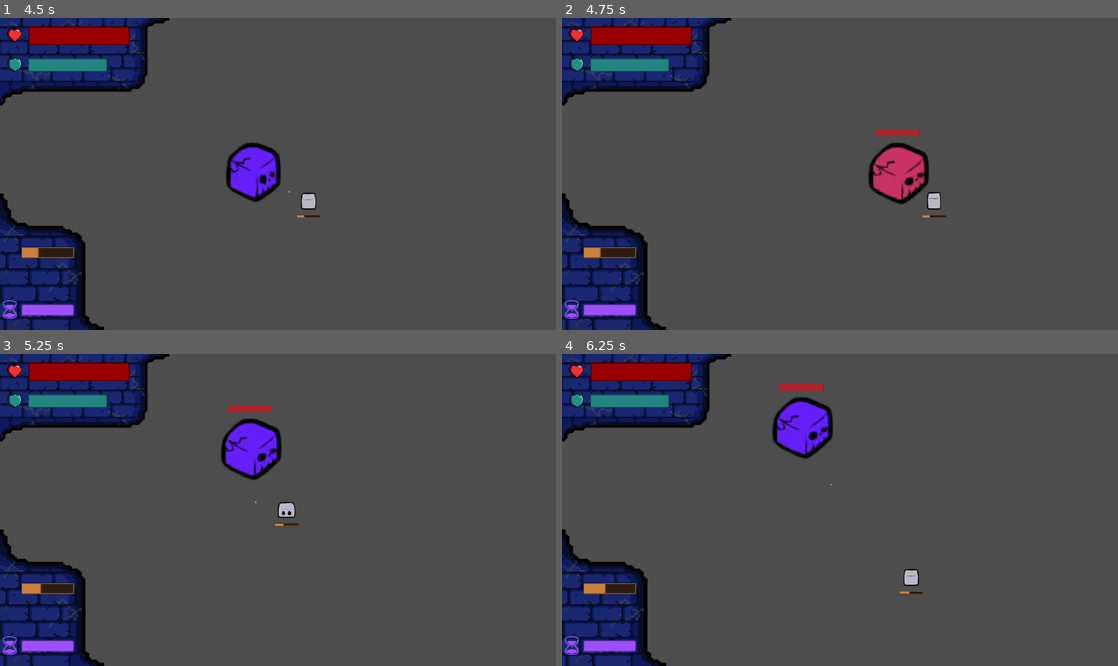
Above: before the commit, frames 1-4 (two rows, left to right).
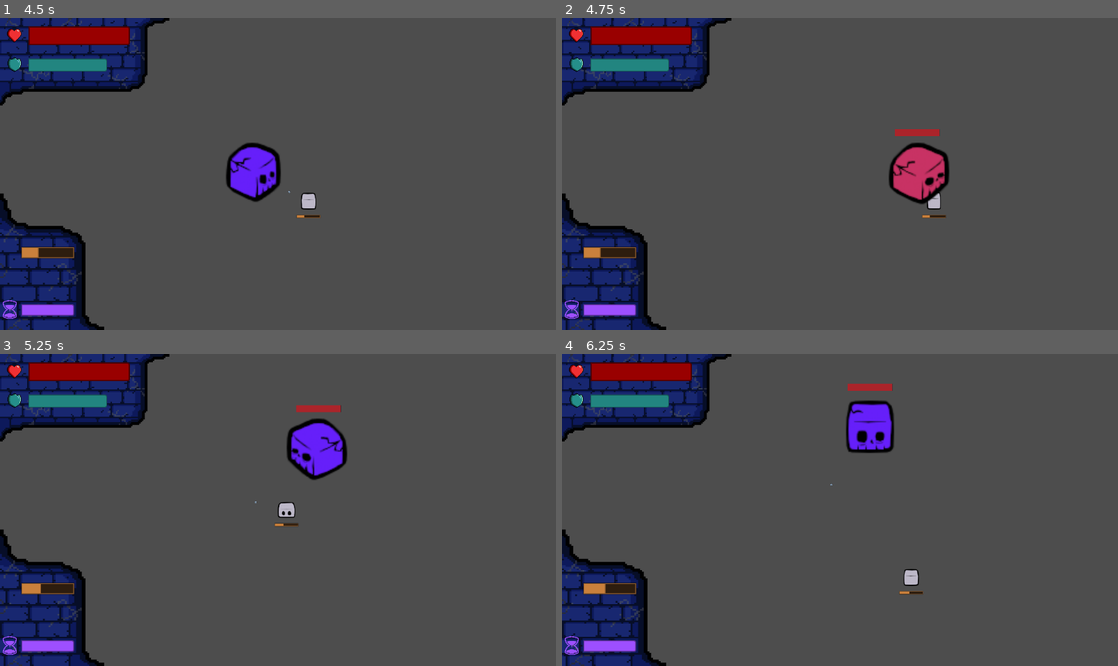
Above: after the commit, the same moments.

Repository: TheMilanMiracle/pyramid-scam-games-game
Game: Godot game, scene res://scenes/rooms/boss_room.tscn
The game is run twice, just before and just after one commit, with the same random seed, the same clock (stepped at 60 frames per second) and the same inputs. This scene is started directly instead of the project's main scene.
Inputs (mouse positions are in pixels of both pictures, inside the frame that each line leads up to):
- Up to frame 1 (4.5 s): move the mouse to (400, 158) at 0.52 s; hold D (right) 0.53-1.28 s; hold F (force) 0.53-1.28 s; click (400, 158) at 0.67 s; tap Q (select) at 0.8, 1.35, 3.05 s; move the mouse to (166, 189) at 1.27 s; hold S (down) 1.28-2.03 s; click (166, 189) at 1.42 s; tap E (use) at 1.55, 2.1, 3.8 s; move the mouse to (333, 105) at 2.02 s; hold D (right) 2.03-2.78 s; hold F (force) 2.03-2.78 s; click (333, 105) at 2.17 s; tap Enter at 2.75 s; move the mouse to (250, 236) at 2.77 s; hold W (up) 2.78-3.53 s; tap F (force) at 2.85 s; click (250, 236) at 2.92 s; move the mouse to (444, 220) at 3.52 s; hold Q (select) 3.53-4.28 s; hold A (left) from 3.53 s (still down); click (444, 220) at 3.67 s; move the mouse to (111, 127) at 4.27 s; tap Space (space) at 4.35 s; click (111, 127) at 4.42 s
- Up to frame 2 (4.75 s): keep holding A (left); tap F (force) at 4.55 s
- Up to frame 3 (5.25 s): move the mouse to (305, 510) at 5.02 s; release A (left) at 5.03 s; hold S (down) from 5.03 s (still down); hold Q (select) from 5.03 s (still down); tap E (use) at 5.1 s; click (305, 510) at 5.17 s
- Up to frame 4 (6.25 s): move the mouse to (756, 432) at 5.77 s; release S (down) at 5.78 s; release Q (select) at 5.78 s; hold D (right) from 5.78 s (still down); tap F (force) at 5.85 s; click (756, 432) at 5.92 s; tap E (use) at 6.05 s

Frame 1 is identical in both runs. In frame 2, 2.1% of the frame differs, in the area x 55-70%, y 35-60%; in frame 3, 3.7%, in the area x 39-63%, y 16-41%; in frame 4, 3.4%.

Commit message:
fix bullet collision interactions

Diff:
--- a/juego-single/project.godot
+++ b/juego-single/project.godot
@@ -86,6 +86,7 @@
 2d_physics/layer_3="Enemy"
 2d_physics/layer_4="Wall"
 2d_physics/layer_5="Bullets"
+2d_physics/layer_6="Boss"
 
 [rendering]
 
--- a/juego-single/scenes/entities/Boss.tscn
+++ b/juego-single/scenes/entities/Boss.tscn
@@ -249,8 +249,8 @@
 bg_color = Color(0.670588, 0.141176, 0.164706, 1)
 
 [node name="Boss" type="CharacterBody2D"]
-collision_layer = 4
-collision_mask = 15
+collision_layer = 32
+collision_mask = 31
 script = ExtResource("1_qwjmg")
 
 [node name="CollisionBox" type="CollisionShape2D" parent="."]
@@ -270,10 +270,10 @@
 [node name="Bullet Pivot" type="Node2D" parent="."]
 
 [node name="NormalBulletMarker" type="Marker2D" parent="Bullet Pivot"]
-position = Vector2(250, 0)
+position = Vector2(180, 0)
 
 [node name="ChargedBulletMarker" type="Marker2D" parent="Bullet Pivot"]
-position = Vector2(350, 0)
+position = Vector2(220, 0)
 
 [node name="StateMachine" type="Node2D" parent="."]
 script = ExtResource("3_g3et1")
--- a/juego-single/scenes/entities/SquareEnemyRigid.tscn
+++ /dev/null
@@ -1,113 +0,0 @@
-[gd_scene load_steps=8 format=3 uid="uid://ddoitpe14eq28"]
-
-[ext_resource type="Script" path="res://components/hurtbox.gd" id="3_52722"]
-[ext_resource type="Script" path="res://components/hitbox.gd" id="4_aacrl"]
-
-[sub_resource type="GDScript" id="GDScript_xnjnk"]
-script/source = "extends RigidBody2D
-
-@onready var sprite_2d: Sprite2D = $Sprite2D
-@onready var on_damage_timer: Timer = $OnDamageTimer
-
-var defaultColor: Color = Color(0.18, 0.42, 0.18, 1.)
-var damageColor: Color = Color(0.8, 0.4, 0.2, 1.)
-
-
-var selected = false
-var mouse_position = Vector2(0, 0)
-var mouse_offset = Vector2(0, 0)
-var new_pos = Vector2(0, 0)
-var impulse_direction = Vector2.ZERO
-
-func _physics_process(delta: float) -> void:
-	if on_damage_timer.time_left == 0:
-		sprite_2d.modulate = defaultColor
-
-	if selected and Input.is_action_pressed(\"force\"):  # Apply impulse when holding a key
-		print(\"force\")
-		apply_my_impulse()
-
-
-func take_damage() -> void:
-	print(\"damage taken\")
-	on_damage_timer.start()
-
-	sprite_2d.modulate = damageColor
-
-func apply_my_impulse() -> void:
-	print(\"toy en apply\")
-
-	var max_impulse = 500
-	impulse_direction = get_global_mouse_position() - position  # Calculate direction vector
-
-	if impulse_direction.length() > max_impulse:
-		impulse_direction = impulse_direction.normalized() * max_impulse
-
-	apply_central_impulse(impulse_direction * 4)  # Apply a scaled impulse
-	selected = false  # Unselect after applying impulse
-
-#func followMouse():
-	#mouse_position = get_global_mouse_position()
-	#new_pos = Vector2(mouse_position.x, mouse_position.y)
-	#position += rigid_body.apply_central_impulse(new_pos) + mouse_offset
-	#position = get_global_mouse_position() + mouse_offset
-
-
-
-func _on_hurtbox_input_event(viewport: Node, event: InputEvent, shape_idx: int) -> void:
-	if Input.is_action_pressed(\"select\"):
-		mouse_offset = position - get_global_mouse_position()
-		selected = true
-		print(\"selected\")
-"
-
-[sub_resource type="CompressedTexture2D" id="CompressedTexture2D_f4d82"]
-load_path = "res://.godot/imported/square.png-a07b0c09e99da012e8f7e5d58d728c57.ctex"
-
-[sub_resource type="RectangleShape2D" id="RectangleShape2D_i76rp"]
-size = Vector2(105, 101)
-
-[sub_resource type="RectangleShape2D" id="RectangleShape2D_wyg4o"]
-size = Vector2(129, 127)
-
-[sub_resource type="RectangleShape2D" id="RectangleShape2D_wxyfo"]
-size = Vector2(121, 119)
-
-[node name="SquareEnemy" type="RigidBody2D"]
-gravity_scale = 0.0
-script = SubResource("GDScript_xnjnk")
-
-[node name="Sprite2D" type="Sprite2D" parent="."]
-modulate = Color(0.184314, 0.427451, 0.184314, 1)
-position = Vector2(0, -2)
-texture = SubResource("CompressedTexture2D_f4d82")
-
-[node name="CollisionShape" type="CollisionShape2D" parent="."]
-position = Vector2(-1.5, -1.5)
-shape = SubResource("RectangleShape2D_i76rp")
-
-[node name="Hurtbox" type="Area2D" parent="."]
-collision_layer = 4
-collision_mask = 2
-script = ExtResource("3_52722")
-
-[node name="HurtboxShape" type="CollisionShape2D" parent="Hurtbox"]
-position = Vector2(-0.5, -0.5)
-shape = SubResource("RectangleShape2D_wyg4o")
-
-[node name="Hitbox" type="Area2D" parent="."]
-collision_layer = 4
-collision_mask = 2
-script = ExtResource("4_aacrl")
-
-[node name="HitboxShape" type="CollisionShape2D" parent="Hitbox"]
-position = Vector2(-0.5, -0.5)
-shape = SubResource("RectangleShape2D_wxyfo")
-debug_color = Color(0.89279, 0.299703, 0.314116, 0.42)
-
-[node name="OnDamageTimer" type="Timer" parent="."]
-process_callback = 0
-wait_time = 0.2
-one_shot = true
-
-[connection signal="input_event" from="Hurtbox" to="." method="_on_hurtbox_input_event"]
--- a/juego-single/scenes/entities/bullet.tscn
+++ b/juego-single/scenes/entities/bullet.tscn
@@ -7,8 +7,8 @@
 radius = 7.0
 
 [node name="bullet" type="Area2D"]
-collision_layer = 17
-collision_mask = 31
+collision_layer = 16
+collision_mask = 63
 script = ExtResource("1_063qn")
 
 [node name="CollisionShape2D" type="CollisionShape2D" parent="."]
--- a/juego-single/scenes/player/slow_area.tscn
+++ b/juego-single/scenes/player/slow_area.tscn
@@ -1,20 +1,19 @@
-[gd_scene load_steps=4 format=3 uid="uid://ctph8joortxmw"]
+[gd_scene load_steps=3 format=3 uid="uid://ctph8joortxmw"]
 
 [ext_resource type="Script" path="res://scripts/player/slow_area.gd" id="1_drs0c"]
-[ext_resource type="Texture2D" uid="uid://bgjovafntp5uc" path="res://assets/circle.png" id="2_36yh5"]
 
 [sub_resource type="CircleShape2D" id="CircleShape2D_epgcd"]
 radius = 200.0
 
 [node name="SlowArea" type="Area2D"]
-collision_mask = 31
+collision_layer = 2
+collision_mask = 61
 script = ExtResource("1_drs0c")
 
 [node name="SlowAreaSprite" type="Sprite2D" parent="."]
 modulate = Color(0.0901961, 1, 1, 0.156863)
 position = Vector2(1.5, -5.00001)
 scale = Vector2(3.5, 3.54)
-texture = ExtResource("2_36yh5")
 
 [node name="SlowAreaShape" type="CollisionShape2D" parent="."]
 shape = SubResource("CircleShape2D_epgcd")
--- a/juego-single/scenes/rooms/boss_room.tscn
+++ b/juego-single/scenes/rooms/boss_room.tscn
@@ -1,6 +1,6 @@
 [gd_scene load_steps=4 format=3 uid="uid://bcxodme56yiib"]
 
-[ext_resource type="PackedScene" uid="uid://dca2bh7553sjp" path="res://scenes/entities/boss.tscn" id="1_5v7bm"]
+[ext_resource type="PackedScene" uid="uid://dca2bh7553sjp" path="res://scenes/entities/Boss.tscn" id="1_5v7bm"]
 [ext_resource type="PackedScene" uid="uid://ctph8joortxmw" path="res://scenes/player/slow_area.tscn" id="2_layed"]
 [ext_resource type="PackedScene" uid="uid://ygpasvck8iev" path="res://scenes/player/player.tscn" id="3_fvh5i"]
 
--- a/juego-single/scripts/entities/boss/attack_state.gd
+++ b/juego-single/scripts/entities/boss/attack_state.gd
@@ -35,7 +35,7 @@
 
 	boss.direction = (boss.player.global_position - boss.global_position).normalized()
 
-	for i in range(-7, 8):
+	for i in range(-9, 10):
 		var bullet: Bullet = pkd_bullet.instantiate()
 		get_parent().get_parent().add_child(bullet)
 
@@ -44,6 +44,10 @@
 
 		bullet.scale = Vector2(2.5, 2.5)
 		bullet.modulate = Color(0.9, 0.4, 0.8)
-		bullet.SPEED_MULTIPLIER = 0.4
+		bullet.SPEED_MULTIPLIER = 0.5
+
+		bullet.set_collision_layer_value(5, false)
+		bullet.set_collision_layer_value(6, true)
+		bullet.set_collision_mask_value(6, false)
 
 	timer.start()
--- a/juego-single/scripts/entities/boss/charged_attack_state.gd
+++ b/juego-single/scripts/entities/boss/charged_attack_state.gd
@@ -20,12 +20,17 @@
 		get_parent().get_parent().add_child(bullet)
 
 		bullet.global_position = boss.charged_bullet_marker.global_position
-		bullet.rotation = boss.bullet_pivot.rotation + (0.3 * i)
-		bullet.SPEED_MULTIPLIER = 0.15
+		bullet.rotation = boss.bullet_pivot.rotation + (0.35 * i)
+		bullet.SPEED_MULTIPLIER = 0.2
 		bullet.DAMAGE = 3
 
 		bullet.scale = Vector2(10, 10)
 		bullet.modulate = Color(0.95, 0.45, 0.9)
+
+		bullet.set_collision_layer_value(5, false)
+		bullet.set_collision_mask_value(5, false)
+		bullet.set_collision_layer_value(6, true)
+		bullet.set_collision_mask_value(6, false)
 
 
 func state_transition(machine: StateMachine) -> void:
--- a/juego-single/scripts/entities/bullet.gd
+++ b/juego-single/scripts/entities/bullet.gd
@@ -39,5 +39,8 @@
 	if body.has_method("take_damage"):
 		body.take_damage(DAMAGE)
 
+	body = body as SlowArea
+	if not body:
+		queue_free()
 
 	bullet_died.emit()
--- a/juego-single/scripts/player/player.gd
+++ b/juego-single/scripts/player/player.gd
@@ -165,13 +165,16 @@
 
 		pivot.look_at(get_global_mouse_position())
 
-		var bullet_i: Bullet = bullet.instantiate()
-		bullet_i.modulate = bullet_color
-		get_parent().add_child(bullet_i)
-
-		bullet_i.global_position = marker.global_position
-		bullet_i.rotation = pivot.rotation
-		bullet_i.SPEED_MULTIPLIER = 2.
+		var _bullet: Bullet = bullet.instantiate()
+		_bullet.modulate = bullet_color
+		get_parent().add_child(_bullet)
+
+		_bullet.global_position = marker.global_position
+		_bullet.rotation = pivot.rotation
+		_bullet.SPEED_MULTIPLIER = 2.
+
+		_bullet.set_collision_layer_value(5, false)
+		_bullet.set_collision_layer_value(2, true)
 
 		HEAT = min(HEAT + 1, MAX_HEAT)
 		decrease_heat_timer.start()
